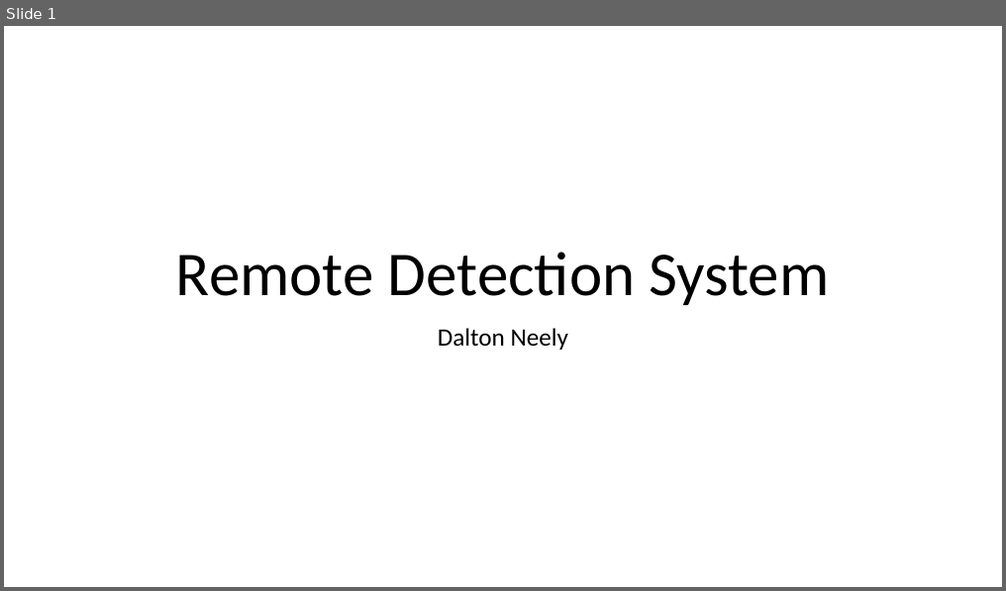
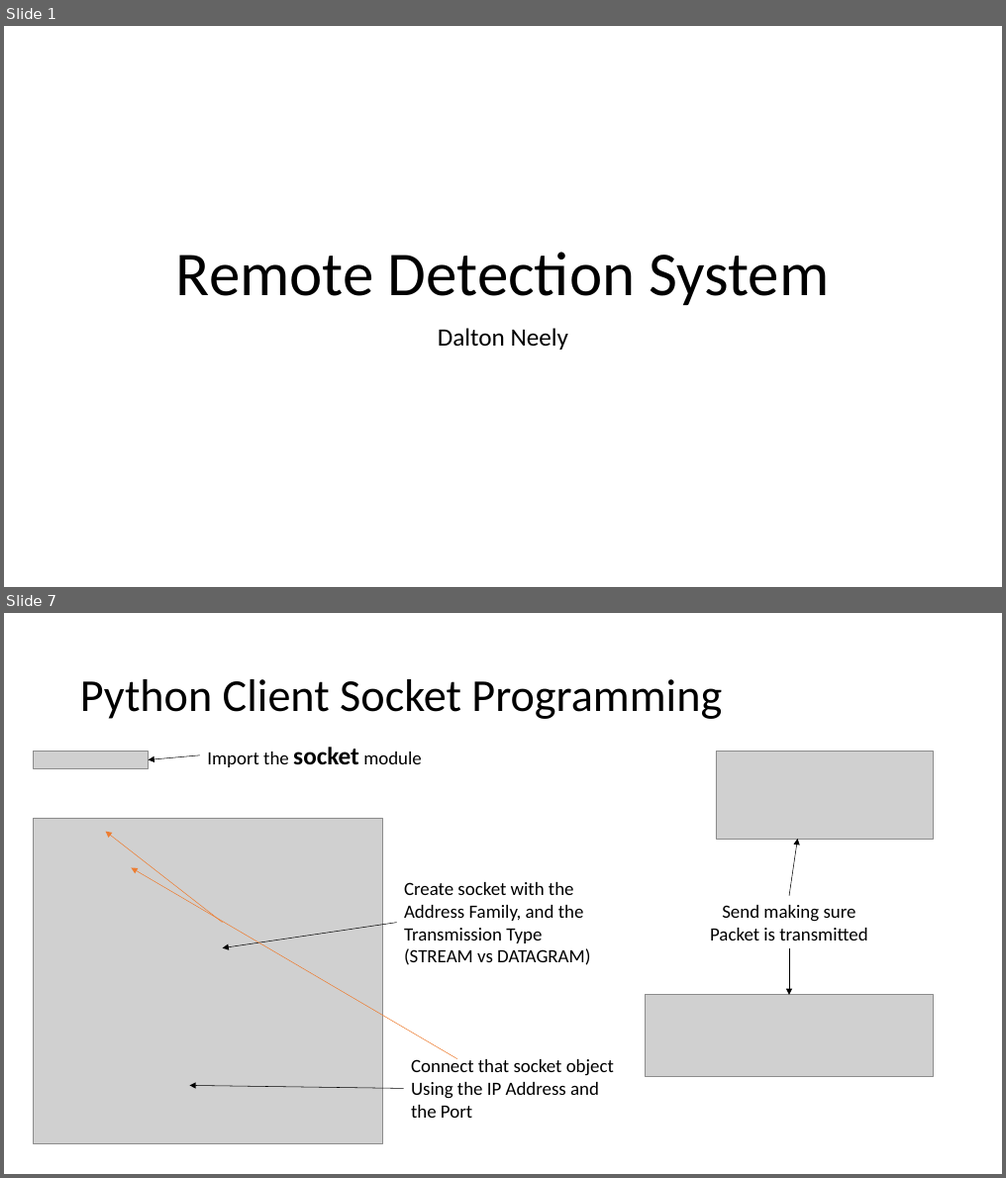
Before and after one commit to dalton-neely/NetworksFinal, a slide deck: Presentation.pptx. Shown one above the other, each under a label of ours: slide 1 before the commit, slides 1 and 7 after it; the slides between them are not shown. The pictures are 1006x591 and 1006x1178 pixels, drawn with LibreOffice and Linux fonts; fonts in the diff are those of the drawing; grey boxes stand for pictures. Boxes give left, top, right and bottom in pixels: in the first picture for what was removed or moved away, otherwise in the second. Text is boxed around its words. In the diff, an @@ line names an element or a change of style, - is before the commit and + after.

Commit message:
Added photos, Updated Presentation, Updated README

```diff
--- a/Presentation.pptx
+++ b/Presentation.pptx
@@ slide 7 added at [4,613,1002,1174], background #FFFFFF @@
@@ title added at [80,679,722,719], 44 pt, text #000000 @@
+Python Client Socket Programming
@@ picture added at [33,752,148,768] @@
@@ arrow added from (200, 756) to (149, 760), #000000 0.5 pt @@
@@ text added at [207,747,422,767], 18 pt, text #000000 @@
+Import the socket module
@@ picture added at [716,752,934,839] @@
@@ picture added at [33,818,383,1145] @@
@@ arrow added from (223, 923) to (106, 832), #ED7D31 0.5 pt @@
@@ arrow added from (789, 896) to (798, 839), #000000 0.5 pt @@
@@ arrow added from (456, 1059) to (132, 868), #ED7D31 0.5 pt @@
@@ text added at [404,882,590,965], 18 pt, text #000000 @@
+Create socket with the Address Family, and the Transmission Type (STREAM vs DATAGRAM)
@@ text added at [710,905,867,941], 18 pt, text #000000 @@
+Send making sure
+Packet is transmitted
@@ arrow added from (397, 923) to (223, 949), #000000 0.5 pt @@
@@ arrow added from (789, 950) to (789, 995), #000000 0.5 pt @@
@@ picture added at [645,995,933,1076] @@
@@ text added at [411,1058,614,1118], 18 pt, text #000000 @@
+Connect that socket object
+Using the IP Address and
+the Port
@@ arrow added from (404, 1088) to (190, 1086), #000000 0.5 pt @@
```
Also in this commit, not shown: 6 other slides added, 15 other files.
